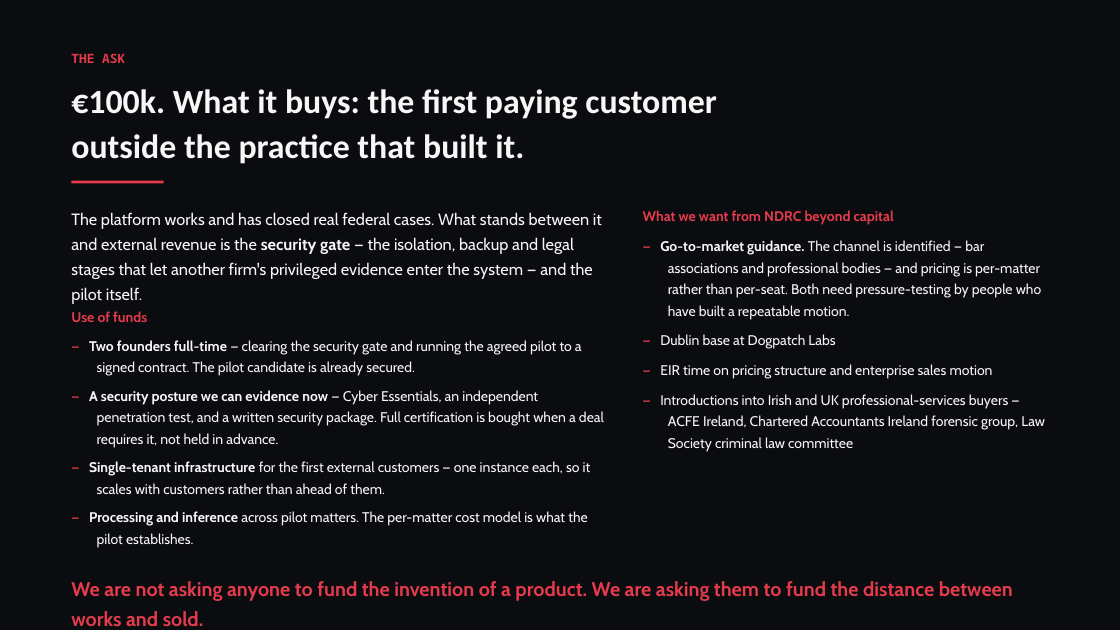
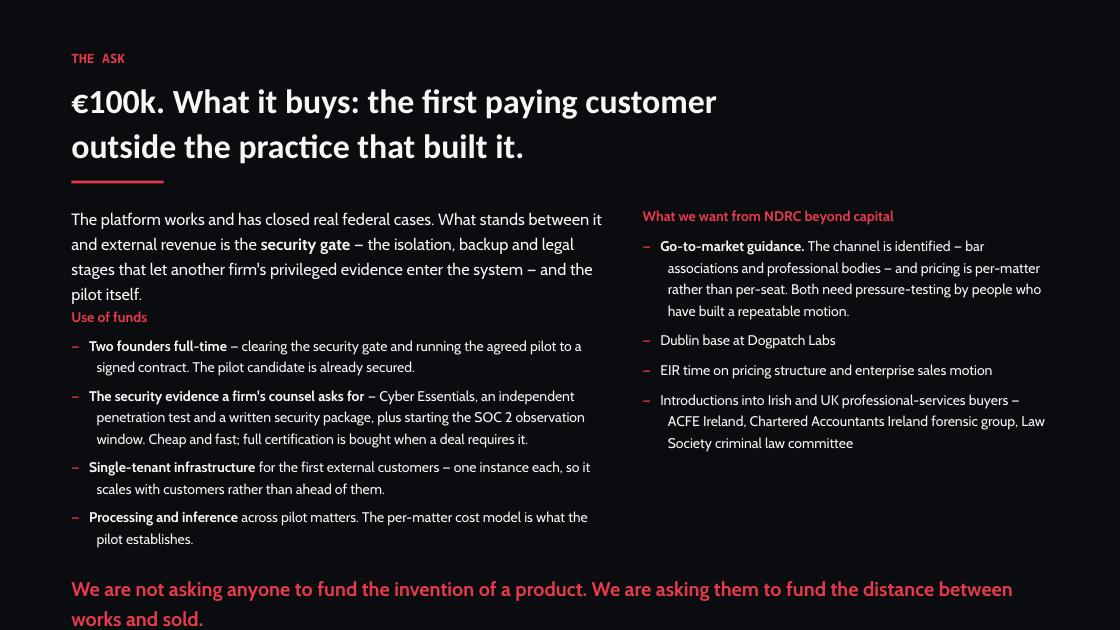
Before and after one commit to conorbowles51/owl-n4j, a slide deck: slide 10 of Loupe-NDRC-deck.pptx. Drawn at 1120x630 pixels with LibreOffice and Linux fonts; fonts in the diff are those of the drawing. Boxes give left, top, right and bottom in pixels: in the first picture for what was removed or moved away, otherwise in the second. Text is boxed around its words. In the diff, an @@ line names an element or a change of style, - is before the commit and + after.

```diff
--- a/Loupe-NDRC-deck.pptx
+++ b/Loupe-NDRC-deck.pptx
@@ text at box(89, 390, 585, 448): text changed @@
-— A security posture we can evidence now — Cyber Essentials, an independent penetration test, and a written security package. Full certification is bought when a deal requires it, not held in advance.
+— The security evidence a firm's counsel asks for — Cyber Essentials, an independent penetration test and a written security package, plus starting the SOC 2 observation window. Cheap and fast; full certification is bought when a deal requires it.
```
Also in this commit, not shown: 3 other files.
